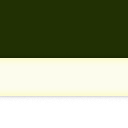
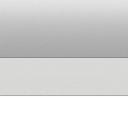
Layers edited between the first and the second (128, 128) image:
added layer "Form 5" above "Form 4" over [0, 57, 128, 96]
added layer "Form 4" above "Ebene 4" over [0, 0, 128, 58]
hid "Form 1" over [0, 58, 128, 96]
hid "Form 2" over [0, 0, 128, 58]
